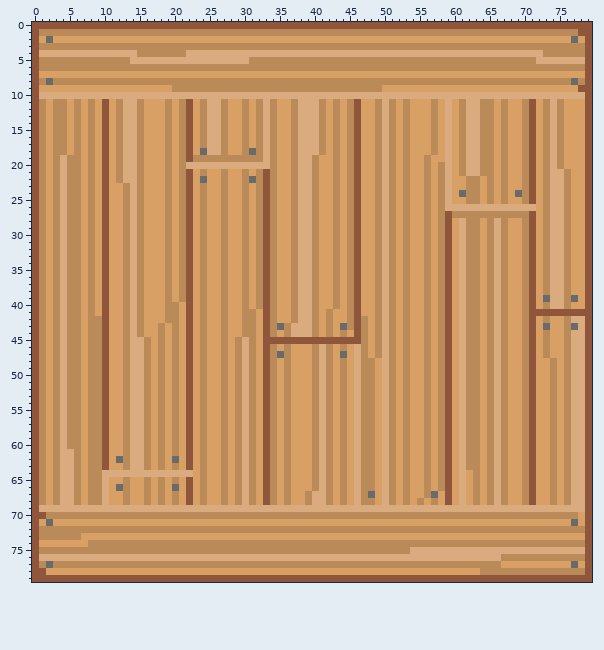
File history of a sprite sheet, assets/raw_images/box.png. Above, as it was before the edit.
The file is 80x80 pixels.
And afterwards:
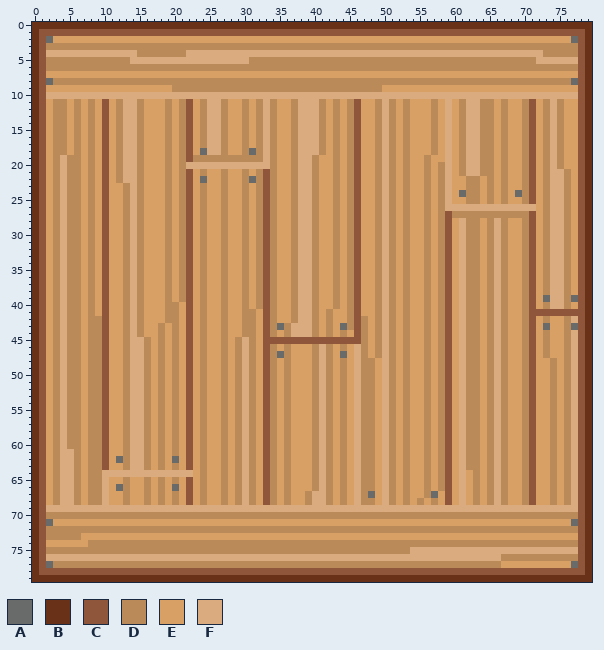
Palette (. is transparent): A #696a6a  B #693218  C #8f563b  D #ba8a59  E #d9a066  F #d9ab7e
Changes in this commit:
Colour C becomes colour B in row 0 at x 0 to 79; in rows 1 to 78 at x 0 and 79; in row 79 at x 0 to 79.
Colour D becomes colour C in row 1 at x 1 to 77; in row 3 at x 1 and 78; in row 4 at x 78; in row 5 at x 1; in row 6 at x 1 and 78; in row 8 at x 1 and 78.
Colour D becomes colour C in rows 11 to 68 at x 1; in row 72 at x 1 and 78; in row 73 at x 1; in row 74 at x 78; in row 75 at x 1; in row 76 at x 78.
Colour D becomes colour C in row 77 at x 1; in row 78 at x 64 to 78.
Colour E becomes colour C in row 2 at x 1 and 78; in row 7 at x 1 and 78; in row 9 at x 1; in rows 11 to 40 at x 78; in row 70 at x 78; in row 71 at x 1 and 78.
Colour E becomes colour C in row 73 at x 78; in row 74 at x 1; in row 77 at x 78; in row 78 at x 2 to 63.
Colour F becomes colour C in row 4 at x 1; in row 5 at x 78; in row 10 at x 1 and 78; in rows 42 to 68 at x 78; in row 69 at x 1 and 78; in row 75 at x 78.
Colour F becomes colour C in row 76 at x 1.
